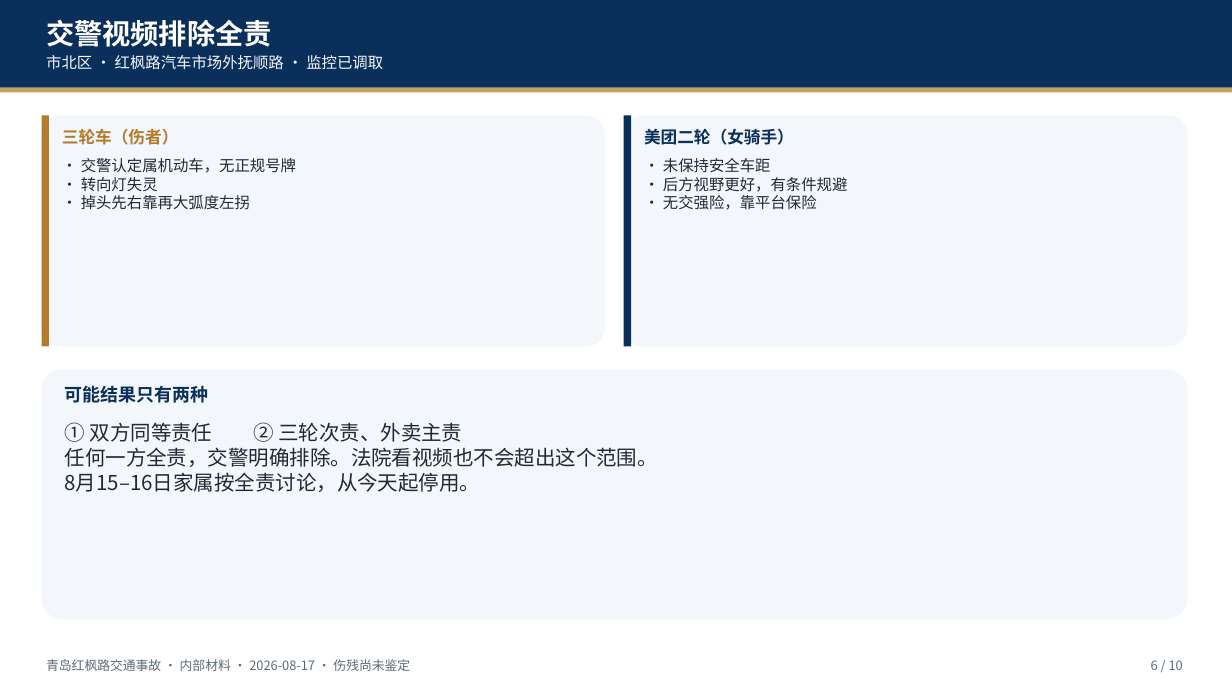
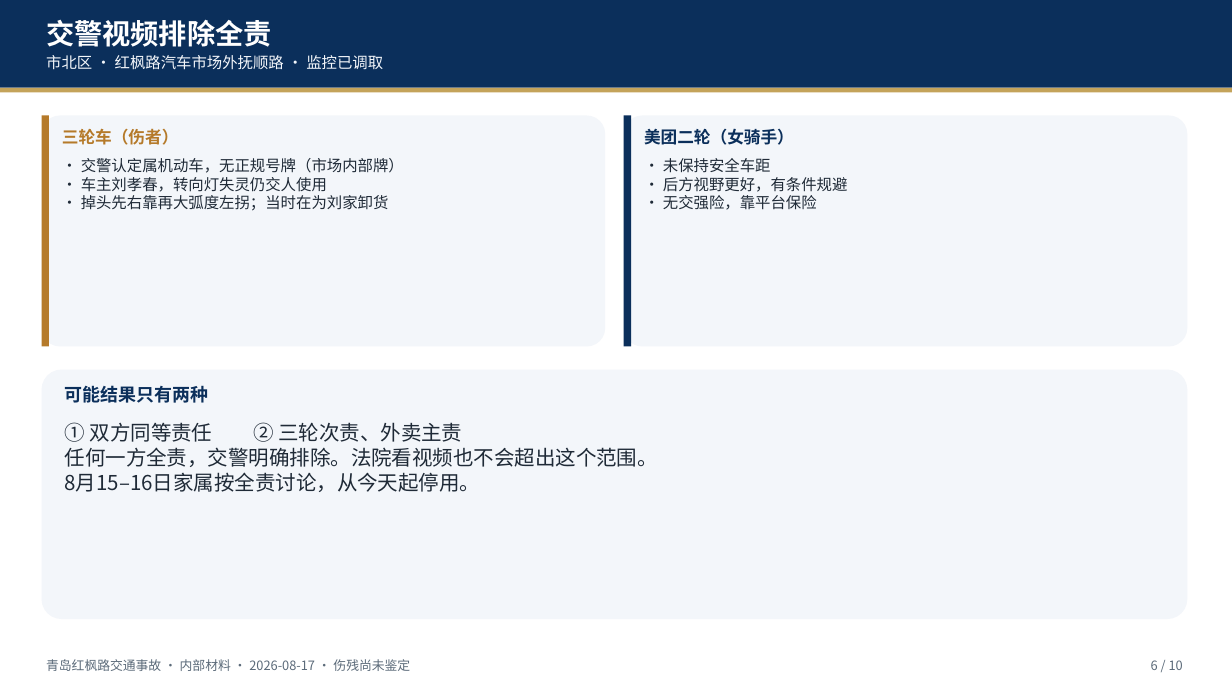
Before and after one commit to hujigang2010-maker/AIDEN, a slide deck: slide 6 of deliverables/青岛红枫路交通事故_伤情与伤残简报_20260817.pptx. Drawn at 1232x693 pixels with LibreOffice and Linux fonts; fonts in the diff are those of the drawing. Boxes give left, top, right and bottom in pixels: in the first picture for what was removed or moved away, otherwise in the second. Text is boxed around its words. In the diff, an @@ line names an element or a change of style, - is before the commit and + after.

```diff
--- a/deliverables/青岛红枫路交通事故_伤情与伤残简报_20260817.pptx
+++ b/deliverables/青岛红枫路交通事故_伤情与伤残简报_20260817.pptx
@@ text at [81, 158, 404, 211]: text changed @@
-• 交警认定属机动车，无正规号牌
-• 转向灯失灵
-• 掉头先右靠再大弧度左拐
+• 交警认定属机动车，无正规号牌（市场内部牌）
+• 车主刘孝春，转向灯失灵仍交人使用
+• 掉头先右靠再大弧度左拐；当时在为刘家卸货
```
Also in this commit, not shown: 1 other slide changed, 10 other files.
